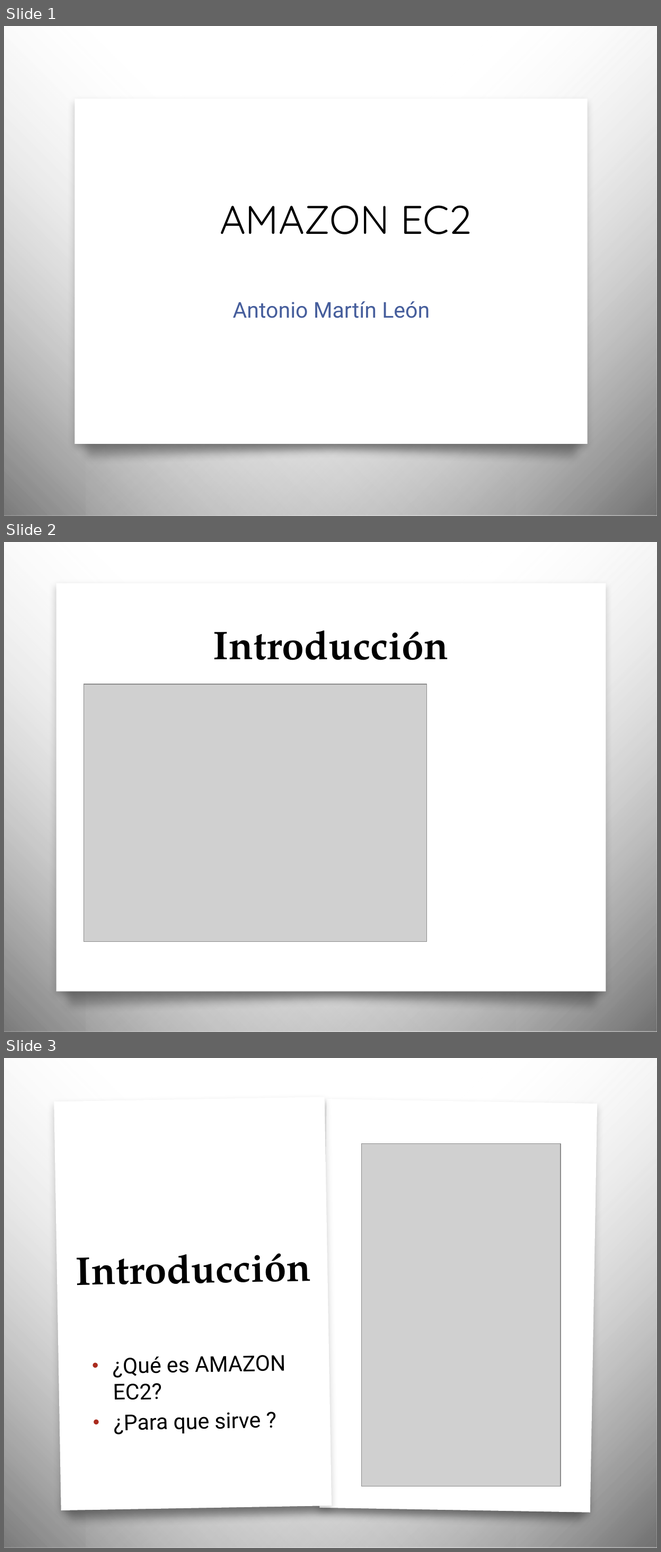
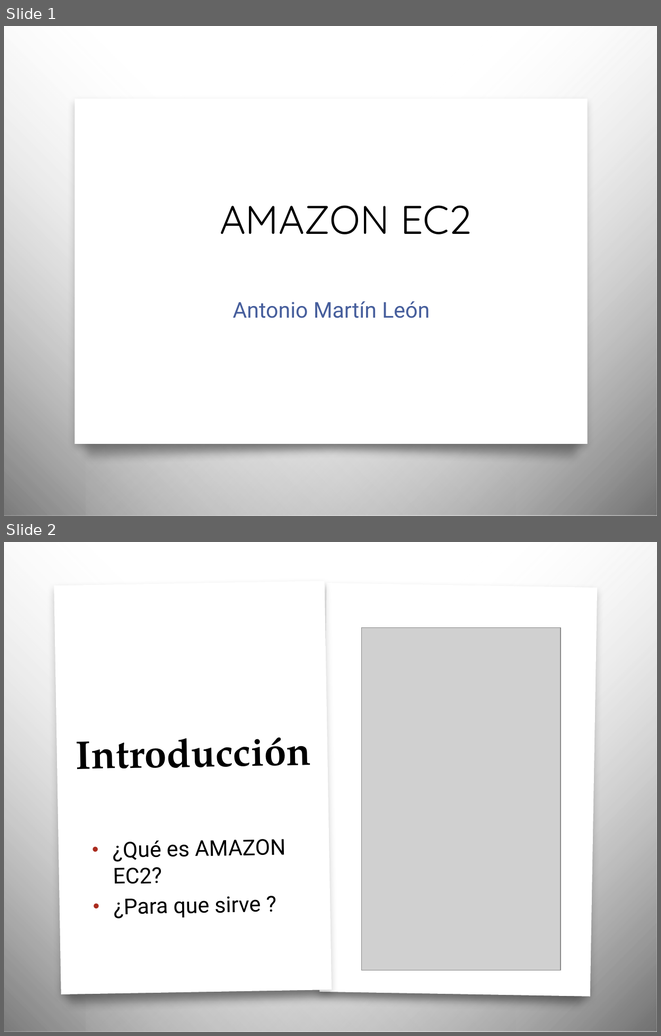
Before and after one commit to antonioml97/SWAP, a slide deck: Trabajo/AMAZON EC2.pptx. Shown one above the other, each under a label of ours: slides 1, 2 and 3 before the commit, slides 1 and 2 after it. The pictures are 661x1552 and 661x1036 pixels, drawn with LibreOffice and Linux fonts; fonts in the diff are those of the drawing; grey boxes stand for pictures; background and template pictures are left out. Boxes give left, top, right and bottom in pixels: in the first picture for what was removed or moved away, otherwise in the second. Text is boxed around its words. In the diff, an @@ line names an element or a change of style, - is before the commit and + after.

```diff
--- a/Trabajo/AMAZON EC2.pptx
+++ b/Trabajo/AMAZON EC2.pptx
@@ slide 2 removed at (4,542,657,1032), background picture (left out); not listed: 2 template elements that a slide beside it also shows @@
@@ rectangle removed at (56,583,606,991) @@
@@ title removed at (213,630,448,660) @@
-Introducción
@@ picture removed at (84,685,426,942) @@
@@ freeform shape removed at (49,976,615,1014) @@
@@ what was slide 3 is now slide 2 @@
```
